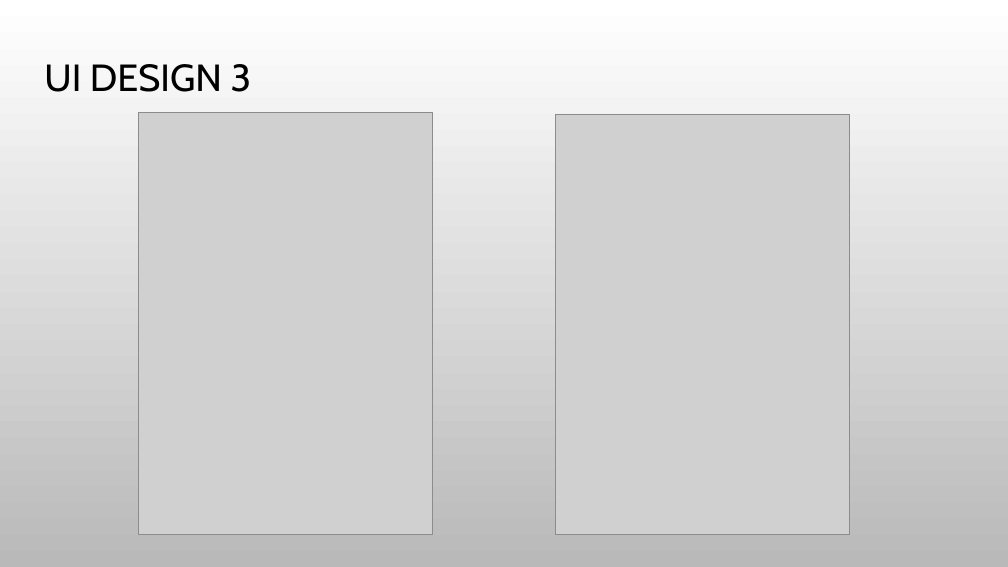
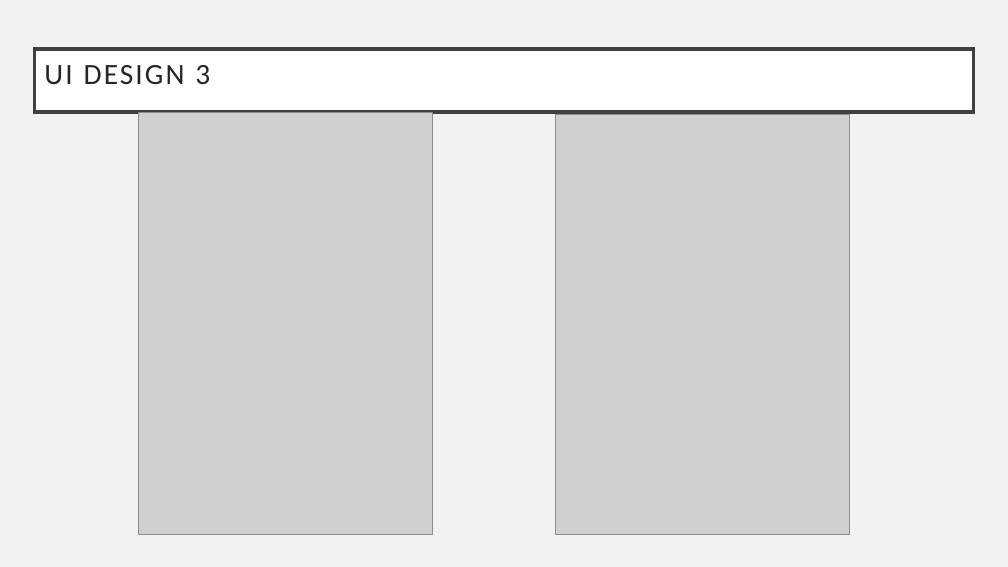
Before and after one commit to annie0sc/gdp_group4, a slide deck: slide 6 of GDP.pptx. Drawn at 1008x567 pixels with LibreOffice and Linux fonts; fonts in the diff are those of the drawing; grey boxes stand for pictures; background and template pictures are left out. Boxes give left, top, right and bottom in pixels: in the first picture for what was removed or moved away, otherwise in the second. Text is boxed around its words. In the diff, an @@ line names an element or a change of style, - is before the commit and + after.

Commit message:
changed the layout of the presentation

```diff
--- a/GDP.pptx
+++ b/GDP.pptx
@@ background picture (left out) to #F2F2F2 @@
@@ title "UI DESIGN 3" resized from (x1=44, y1=64, x2=252, y2=92) to (x1=34, y1=49, x2=974, y2=113) @@
@@ title "UI DESIGN 3" at (x1=34, y1=49, x2=974, y2=113): size 27 to 21 pt, font Cabin to Calibri, text colour #000000 to #262626, letter spacing 0 to 1.5 pt; fill none to #FFFFFF; outline none to #404040 2.5 pt @@
```
Also in this commit, not shown: 10 other slides changed, 2 slides added, 2 slides removed.
